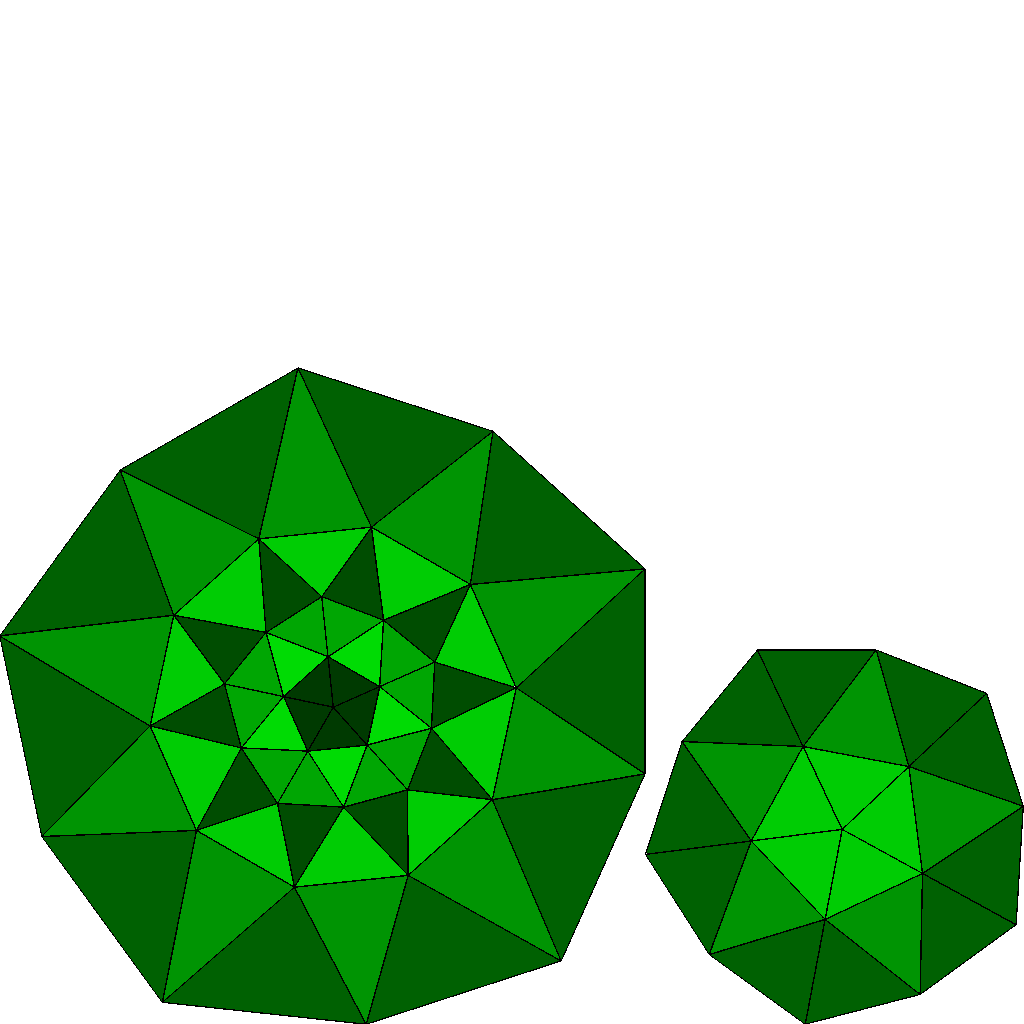
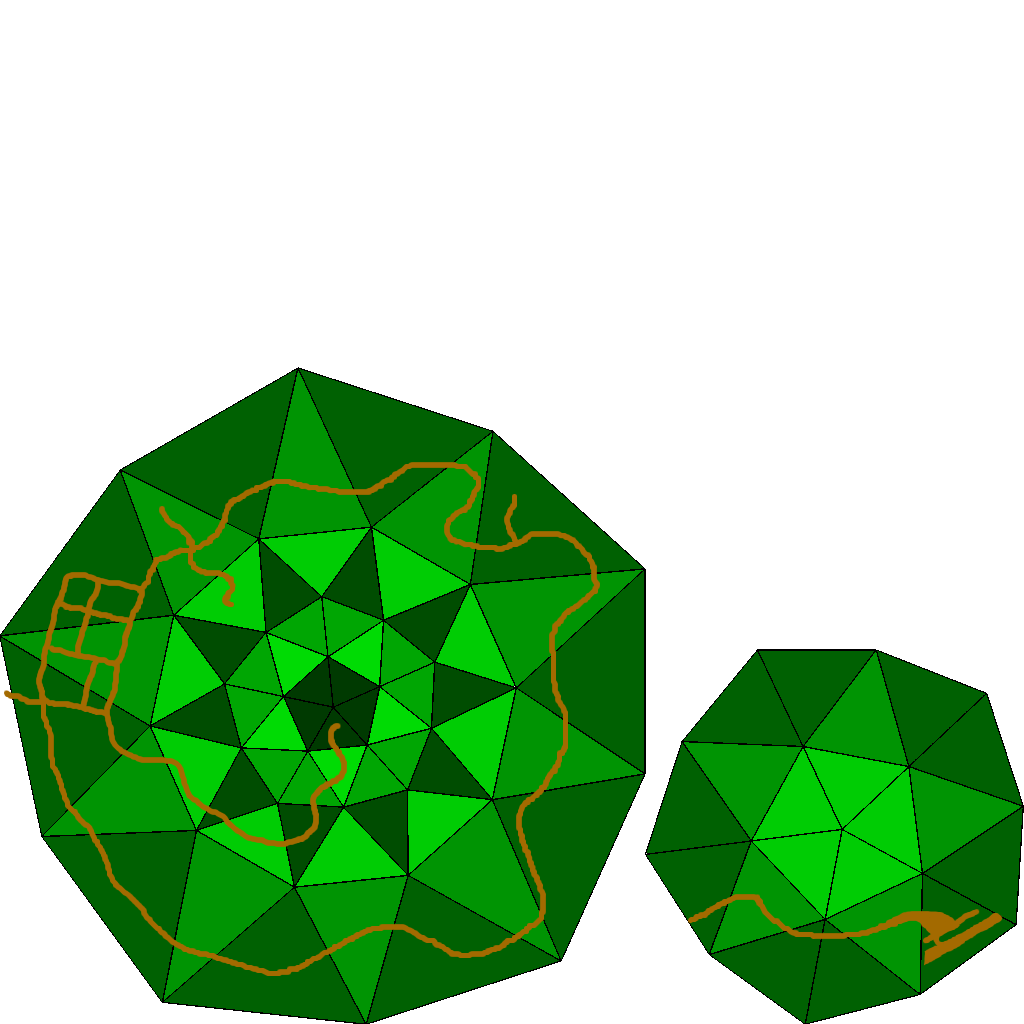
Layer changes from the first 1024x1024 image to the second:
added layer "test-ico-1-uv-layout.png copy #1" above "test-ico-1-uv-layout.png copy" over [4, 462, 1002, 976]
